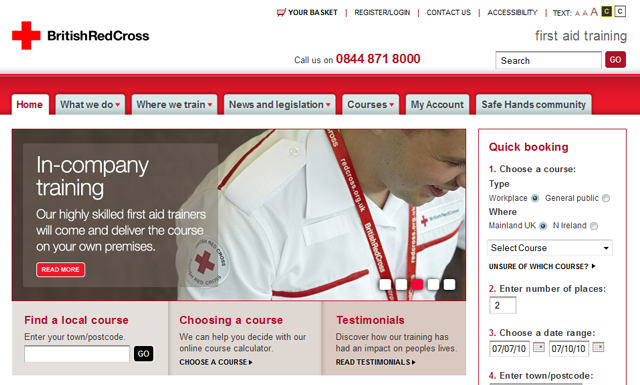
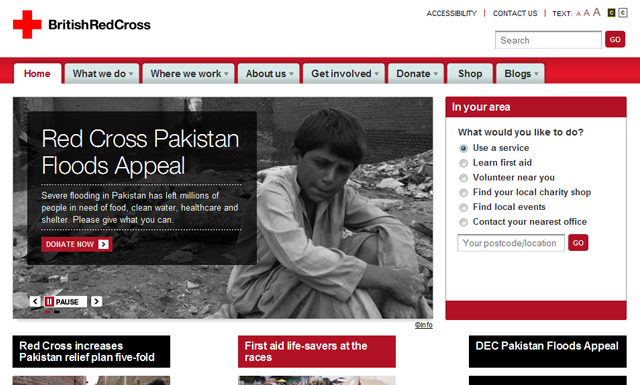
Before/after of a 640×385 layered artwork. What changed in the layer stack:
added layer "Layer 5" above "Layer 4" over left=0, top=5, right=640, bottom=385
